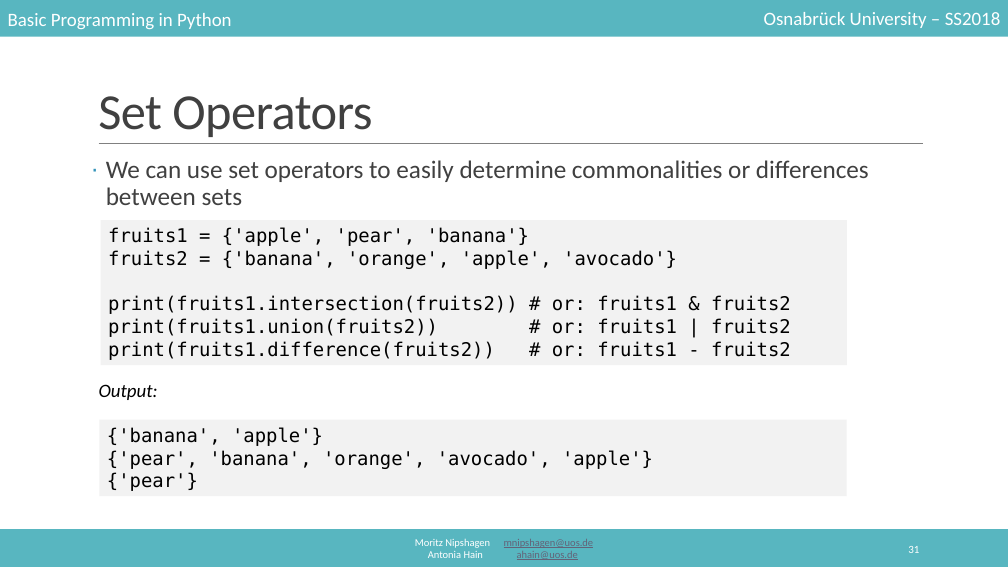
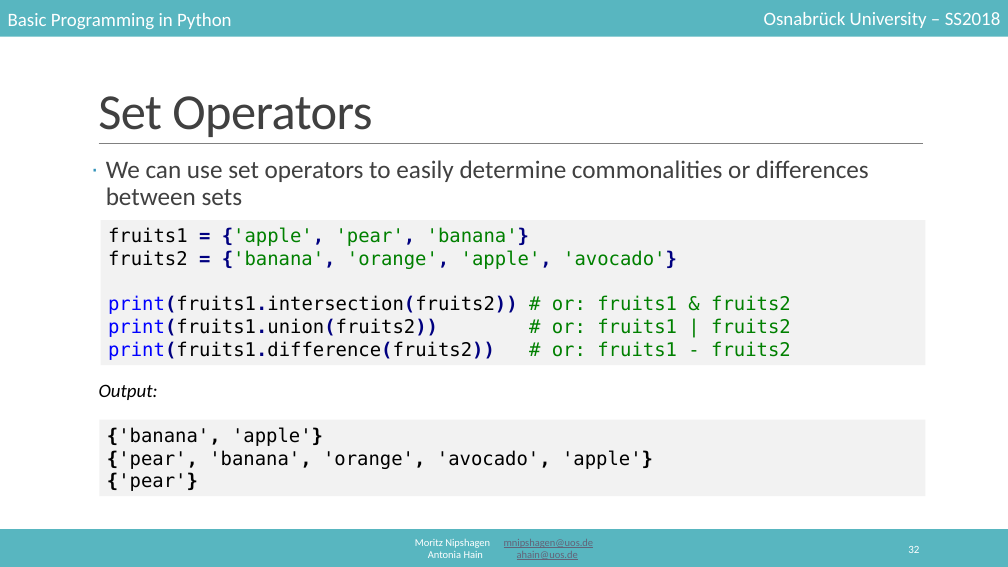
Before and after one commit to mnipshagen/monty, a slide deck: slide 32 of 2018/04/04_Lists_and_Collections.pptx (slide 31 before the commit). Drawn at 1008x567 pixels with LibreOffice and Linux fonts; fonts in the diff are those of the drawing. Boxes give left, top, right and bottom in pixels: in the first picture for what was removed or moved away, otherwise in the second. Text is boxed around its words. In the diff, an @@ line names an element or a change of style, - is before the commit and + after.

```diff
--- a/2018/04/04_Lists_and_Collections.pptx
+++ b/2018/04/04_Lists_and_Collections.pptx
@@ rectangle "fruits1 = {'apple', 'pear', 'banana'}": place and size @@
-rectangle "fruits1 = {'apple', 'pear', 'banana'}" at (101, 220, 847, 365)
+rectangle "fruits1 = {'apple', 'pear', 'banana'}" at (101, 220, 926, 365)
@@ text in rectangle at (108, 227, 791, 314): text colour #000000 to #000080, bold on in "= {'apple', 'pear', 'banana'}", "= {'banana', 'orange', 'apple', 'avocado'}", "print(fruits1.intersection(fruits2))"; text colour #000000 to #008000 in "{'apple', 'pear', 'banana'}", "{'banana', 'orange', 'apple', 'avocado'}", "# or: fruits1 & fruits2"; text colour #000000 to #0000FF in "print(fruits1.intersection(fruits2))" @@
@@ text in rectangle at (108, 318, 791, 360): text changed @@
-print(fruits1.union(fruits2)) # or: fruits1 | fruits2
-print(fruits1.difference(fruits2)) # or: fruits1 - fruits2
+print(fruits1.union(fruits2)) # or: fruits1 | fruits2 print(fruits1.difference(fruits2)) # or: fruits1 - fruits2
@@ page number at (908, 546, 919, 553): text changed @@
-31
+32
```
Also in this commit, not shown: 53 other slides changed, 3 slides added, 1 other file.
